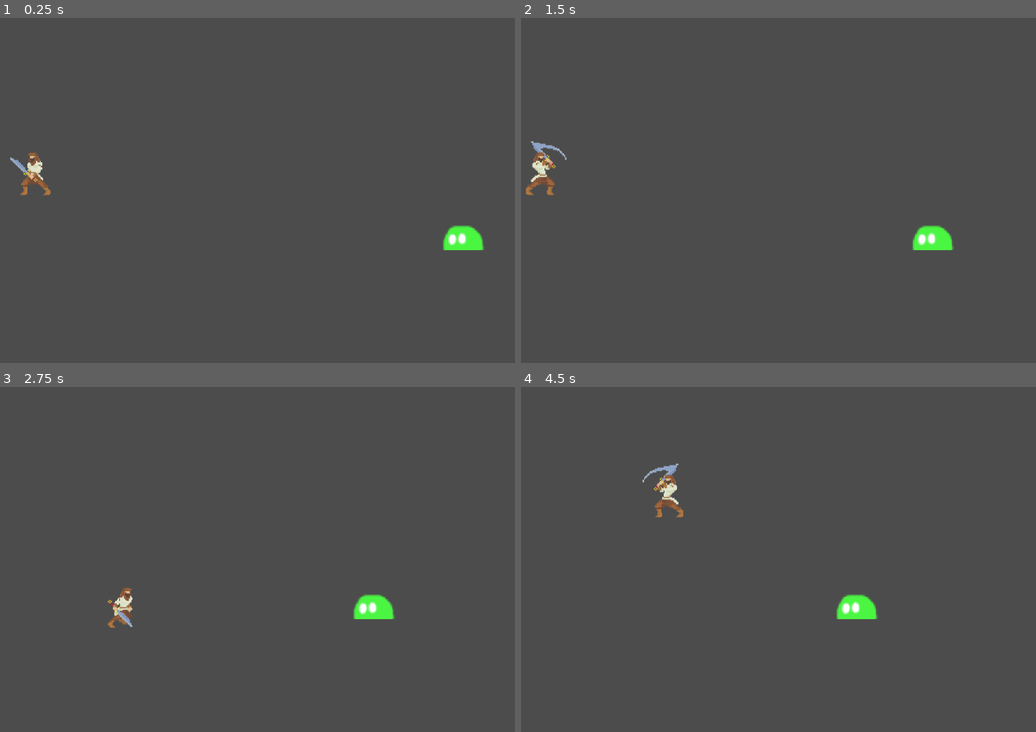
Above: before the commit, frames 1-4 (two rows, left to right).
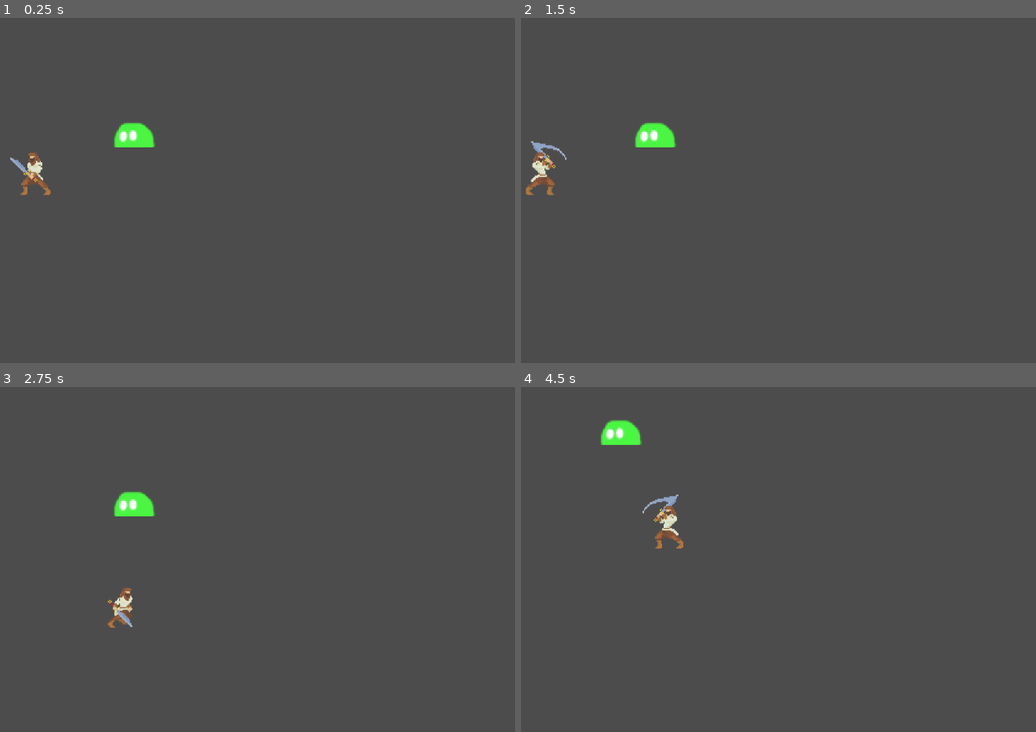
Above: after the commit, the same moments.

Repository: Russdaddy/battler
Game: Godot game, scene res://main.tscn
The game is run twice, just before and just after one commit, with the same random seed, the same clock (stepped at 60 frames per second) and the same inputs.
Inputs:
- Up to frame 1 (0.25 s): no input
- Up to frame 2 (1.5 s): hold Right (ui_right) 0.53-1.28 s; hold Space (charge) 0.53-1.28 s; tap Enter at 1.25 s; hold Down (ui_down) from 1.28 s (still down); tap Space (charge) at 1.35 s
- Up to frame 3 (2.75 s): release Down (ui_down) at 2.03 s; hold Right (ui_right) from 2.03 s (still down); hold Space (charge) from 2.03 s (still down)
- Up to frame 4 (4.5 s): release Right (ui_right) at 2.78 s; release Space (charge) at 2.78 s; hold Up (ui_up) 2.78-3.53 s; tap Space (charge) at 2.85, 4.35 s; hold Space (charge) 3.53-4.28 s; hold Left (ui_left) from 3.53 s (still down)

The runs differ from the first frame. In frame 1, 1.0% of the frame differs, in the area x 22-95%, y 30-68%; in frame 2, 1.0%; in frame 3, 1.0%; in frame 4, 1.8%, in the area x 15-70%, y 9-68%.

Commit message:
hit velocity refactoring and simplification

Diff:
--- a/main.tscn
+++ b/main.tscn
@@ -55,33 +55,33 @@
 
 [sub_resource type="AtlasTexture" id=10]
 flags = 4
-atlas = ExtResource( 2 )
+atlas = ExtResource( 8 )
 region = Rect2( 0, 0, 100, 113 )
 
 [sub_resource type="AtlasTexture" id=11]
 flags = 4
-atlas = ExtResource( 2 )
+atlas = ExtResource( 8 )
 region = Rect2( 100, 0, 100, 113 )
 
 [sub_resource type="AtlasTexture" id=12]
 flags = 4
 atlas = ExtResource( 8 )
-region = Rect2( 0, 0, 100, 113 )
+region = Rect2( 200, 0, 100, 113 )
 
 [sub_resource type="AtlasTexture" id=13]
 flags = 4
 atlas = ExtResource( 8 )
-region = Rect2( 100, 0, 100, 113 )
+region = Rect2( 300, 0, 100, 113 )
 
 [sub_resource type="AtlasTexture" id=14]
 flags = 4
-atlas = ExtResource( 8 )
-region = Rect2( 200, 0, 100, 113 )
+atlas = ExtResource( 2 )
+region = Rect2( 0, 0, 100, 113 )
 
 [sub_resource type="AtlasTexture" id=15]
 flags = 4
-atlas = ExtResource( 8 )
-region = Rect2( 300, 0, 100, 113 )
+atlas = ExtResource( 2 )
+region = Rect2( 100, 0, 100, 113 )
 
 [sub_resource type="AtlasTexture" id=16]
 flags = 4
@@ -135,15 +135,15 @@
 "name": "charging",
 "speed": 5.0
 }, {
-"frames": [ SubResource( 10 ), SubResource( 11 ) ],
+"frames": [ SubResource( 10 ), SubResource( 11 ), SubResource( 12 ), SubResource( 13 ) ],
+"loop": false,
+"name": "attack",
+"speed": 12.0
+}, {
+"frames": [ SubResource( 14 ), SubResource( 15 ) ],
 "loop": false,
 "name": "attack_quick",
 "speed": 10.0
-}, {
-"frames": [ SubResource( 12 ), SubResource( 13 ), SubResource( 14 ), SubResource( 15 ) ],
-"loop": false,
-"name": "attack",
-"speed": 12.0
 }, {
 "frames": [ SubResource( 16 ), SubResource( 17 ), SubResource( 18 ), SubResource( 19 ), SubResource( 20 ), SubResource( 21 ), SubResource( 22 ), SubResource( 23 ) ],
 "loop": true,
--- a/scripts/player/player.gd
+++ b/scripts/player/player.gd
@@ -26,31 +26,33 @@
 #func _ready():
 #	pass # Replace with function body.
 
-func handle_attack_raycast():
+func handle_attack_raycast(strength):
 	var raycastDistance = 50 if (get_node("AnimatedSprite").flip_h) else -50
 	rayMid = space_state.intersect_ray(Vector2(self.position.x,self.position.y),Vector2(self.position.x + raycastDistance,self.position.y),[self])
-	rayTop = space_state.intersect_ray(Vector2(self.position.x,self.position.y),Vector2(self.position.x + raycastDistance,self.position.y - 40),[self])
-	rayBot = space_state.intersect_ray(Vector2(self.position.x,self.position.y),Vector2(self.position.x + raycastDistance,self.position.y + 40),[self])
+	rayTop = space_state.intersect_ray(Vector2(self.position.x,self.position.y),Vector2(self.position.x + raycastDistance,self.position.y - raycastDistance),[self])
+	rayBot = space_state.intersect_ray(Vector2(self.position.x,self.position.y),Vector2(self.position.x + raycastDistance,self.position.y + raycastDistance),[self])
 
 	if rayMid:
-		handleRayHit(rayMid)
+		handleRayHit(rayMid,strength)
 	if rayTop:
-		handleRayHit(rayTop)
+		handleRayHit(rayTop,strength)
 	if rayBot:
-		handleRayHit(rayBot)
+		handleRayHit(rayBot,strength)
 
-func handleRayHit(ray):
+func handleRayHit(ray,strength):
 	if ray.collider.hittable:
 		ray.collider.hit = true
+		ray.collider.hitPower = strength * 500
 		ray.collider.hitFrom = Vector2(self.position.x,self.position.y)
 
 func _input(event):
 	if event.is_action_released('charge') && attackCooldown == 0:
-		handle_attack_raycast()
 		if chargeLength > 20:
+			handle_attack_raycast(3)
 			attackCooldown = 100
 			strongAttackTimer = 20
 		else:
+			handle_attack_raycast(1)
 			quickAttackTimer = 20
 		chargeLength = 0
 
@@ -75,7 +77,6 @@
 			velocity.y -=1
 		if !Input.is_action_pressed('ui_right') && !Input.is_action_pressed('ui_left') && !Input.is_action_pressed('ui_up') && !Input.is_action_pressed('ui_down') && status != 'attack':
 			status = 'idle'
-
 	velocity = velocity.normalized() * speed
 
 func handle_attack_cooldown():
@@ -93,7 +94,6 @@
 		status = "idle"
 
 func _physics_process(_delta):
-#	update()
 	space_rid = get_world_2d().space
 	space_state = Physics2DServer.space_get_direct_state(space_rid)
 	handle_attack()
--- a/scripts/slime/slime.gd
+++ b/scripts/slime/slime.gd
@@ -4,69 +4,36 @@
 # var a = 2
 # var b = "text"
 var velocity = Vector2(0,0)
-var hSpeed = -500
-var vSpeed = 0
-var horizontalDecayRate = 10
-var verticalDecayRate = 10
+var damping = .9
 var hittable = true
 var hit = false
 var hitFrom = Vector2(0,0)
 var movementInterval = 200
 var hitTimer = 100
 var dead = false
-var hitPower = 20
+var hitPower = 1000
 
 var rng = RandomNumberGenerator.new()
 
 # Called when the node enters the scene tree for the first time.
 func _ready():
 	rng.randomize()
-	var xpos = rng.randf_range(1200,1280)
-	var ypos = rng.randf_range(100,700)
+	var xpos = rng.randf_range(500,500)
+	var ypos = rng.randf_range(30,400)
 	position.x = xpos
 	position.y = ypos
 
 func handle_hit(delta):
-
 	if hit:
-		#difference from distance
-		var x = round(abs(hitFrom.x - position.x))
-		var y = round(abs(hitFrom.y - position.y))
-		#even
-		if fmod(x,2) != 0:
-			x = x-1
-		if fmod(y,2) != 0:
-			y = y-1
-
 		hitTimer = 100
 		dead = true
-		horizontalDecayRate = x * (hitPower / 12)
-		verticalDecayRate = y * (hitPower / 12)
-		print(verticalDecayRate," ", horizontalDecayRate)
-		hSpeed = (x * hitPower) if (hitFrom.x < position.x) else -(x*hitPower)
-		vSpeed = (y * hitPower) if (hitFrom.y < position.y) else -(y*hitPower)
+		velocity.x = round(hitFrom.direction_to(self.position).x * hitPower)
+		velocity.y = round(hitFrom.direction_to(self.position).y * hitPower)
 		hit = false
 
 func handle_movement(delta):
-	velocity = Vector2(hSpeed,vSpeed)
+	velocity = velocity * damping;
 	move_and_collide(velocity * delta)
-	if(hSpeed > 0):
-		if(hSpeed < horizontalDecayRate):
-			hSpeed = 0
-			vSpeed = 0
-		else: hSpeed -= horizontalDecayRate
-	elif (hSpeed < 0):
-		hSpeed += horizontalDecayRate
-	if(vSpeed > 0):
-		if(vSpeed < verticalDecayRate):
-			vSpeed = 0
-			hSpeed = 0
-		else: vSpeed -= verticalDecayRate
-	elif (vSpeed < 0):
-		vSpeed += verticalDecayRate
-	if hitTimer == 0 && movementInterval == 0 && dead == false:
-		hSpeed = -300
-		movementInterval = 200
 
 func handle_timers():
 	if hitTimer > 0:
@@ -75,7 +42,8 @@
 		movementInterval-=2
 
 func handle_death():
-	if (hSpeed + vSpeed) == 0 && dead == true:
+	if int(velocity.x) == 0 && int(velocity.y) == 0 && (dead == true):
+		print('doing')
 		self.queue_free()
 
 func _physics_process(delta):
